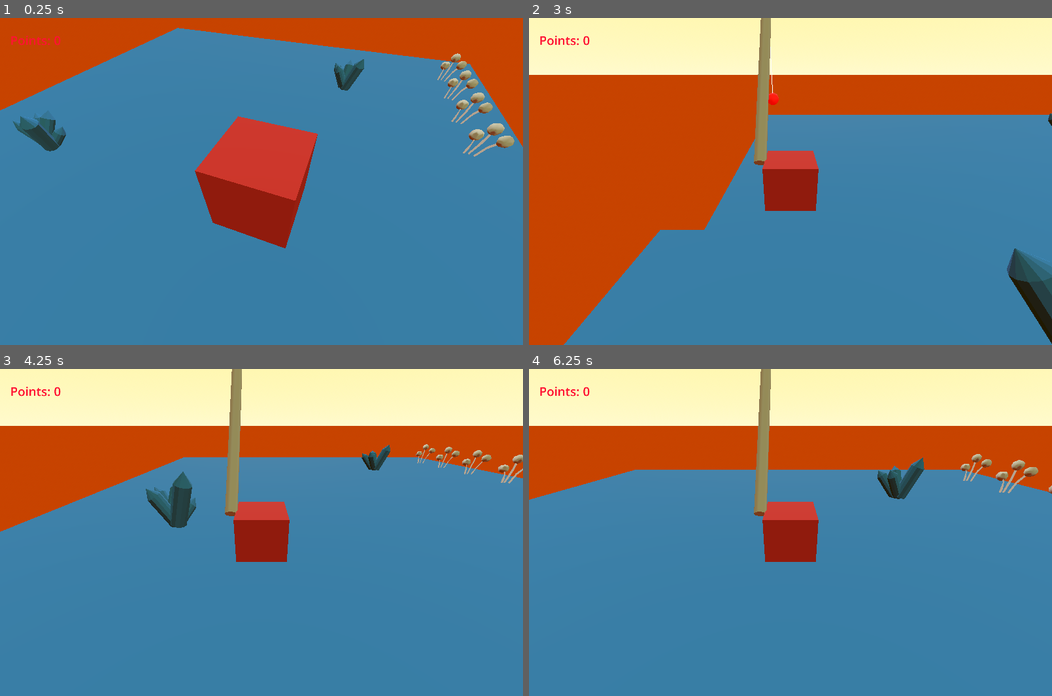
Above: before the commit, frames 1-4 (two rows, left to right).
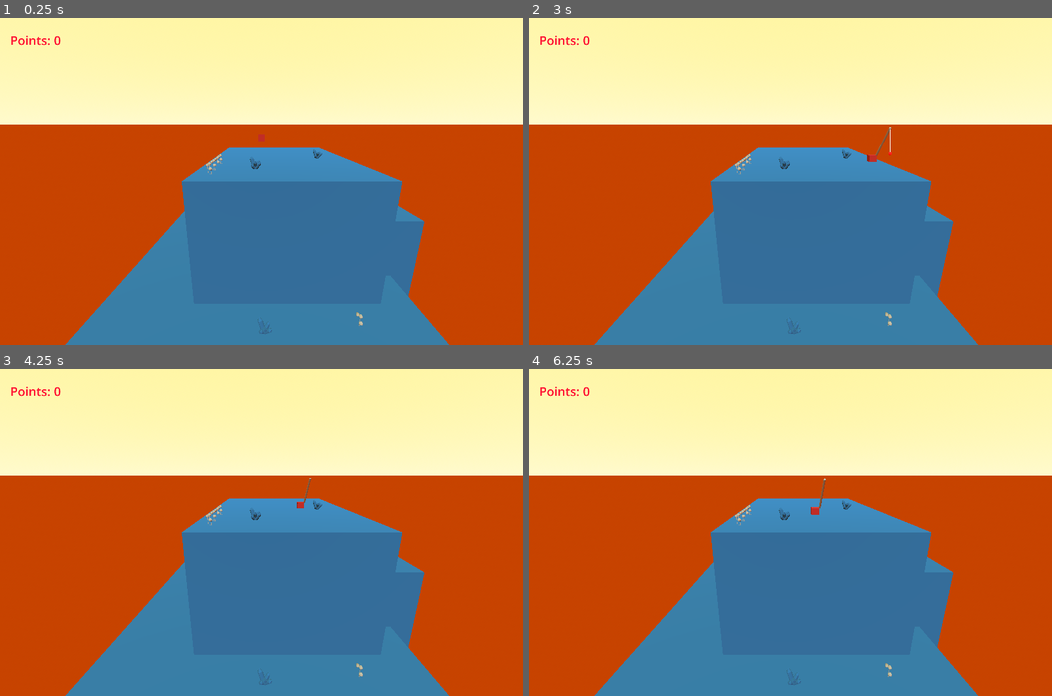
Above: after the commit, the same moments.

Repository: albusdemens/mangrove
Game: Godot game, scene res://scene_2_gameplay.tscn
Same seed, same stepped clock (60 frames per second), same inputs: the game is played once before the commit and once after it.
Inputs (mouse positions are in pixels of both pictures, inside the frame that each line leads up to):
- Up to frame 1 (0.25 s): no input
- Up to frame 2 (3 s): tap Enter (ui_accept) at 0.5, 0.77, 1.52 s; move the mouse to (905, 165) at 0.52 s; hold D (move_right) 0.53-1.28 s; click (905, 165) at 0.6 s; tap C (switch_camera, bound only after the commit) at 0.8, 1.35 s; move the mouse to (685, 197) at 1.27 s; hold S (move_backward) 1.28-2.03 s; tap R (toggle_recording, bound only after the commit) at 1.55, 2.1 s; move the mouse to (842, 109) at 2.02 s; hold D (move_right) 2.03-2.78 s; click (842, 109) at 2.3 s; move the mouse to (764, 246) at 2.77 s; hold W (move_forward) from 2.78 s (still down); right-click (764, 246) at 2.85 s; click (764, 246) at 2.92 s
- Up to frame 3 (4.25 s): tap Enter (ui_accept) at 3.02, 3.77 s; tap C (switch_camera, bound only after the commit) at 3.05 s; move the mouse to (418, 581) at 3.52 s; release W (move_forward) at 3.53 s; hold A (move_left) from 3.53 s (still down); click (418, 581) at 3.6 s; tap R (toggle_recording, bound only after the commit) at 3.8 s
- Up to frame 4 (6.25 s): move the mouse to (633, 483) at 4.27 s; tap C (switch_camera, bound only after the commit) at 4.35, 5.3 s; tap Enter (ui_accept) at 4.52, 6.02 s; click (633, 483) at 4.55 s; move the mouse to (816, 532) at 5.02 s; release A (move_left) at 5.03 s; hold S (move_backward) 5.03-5.78 s; tap R (toggle_recording, bound only after the commit) at 5.1, 6.05 s; click (816, 532) at 5.17 s; move the mouse to (712, 450) at 5.77 s; hold D (move_right) from 5.78 s (still down); click (712, 450) at 5.85 s

The runs differ from the first frame. In frame 1, 75% of the frame differs, in the area x 0-100%, y 0-100%; in frame 2, 39%; in frame 3, 54%; in frame 4, 56%.

Commit message:
<fix>:: fixed issue in how points are calculated for player 1

Diff:
--- a/scenes/scene2/scripts/scene_2_gameplay.gd
+++ b/scenes/scene2/scripts/scene_2_gameplay.gd
@@ -7,6 +7,7 @@
 # References
 @onready var grid_map = $GridMap
 @onready var camera = $Camera3D
+@onready var overhead_camera = null  # Will be initialized in _ready if it exists
 @onready var ui_node = $UI  # Reference to the UI node
 # We'll find ResourceCounter dynamically in _ready()
 var resource_counter = null
@@ -15,6 +16,21 @@
 var current_mode = "PLACE_SOIL"  # Modes: PLACE_SOIL, PLANT_SEED, COLLECT
 var planted_items = {}  # Dictionary to track planted items by position
 var points = 0  # Track points (same as coins)
+
+# Camera state
+var active_camera_index = 0  # 0 = third person, 1 = overhead
+var available_cameras = []
+
+# Recording variables
+var is_recording = false
+var recording_frames = 0
+var max_frames = 600  # 10 seconds at 60fps
+var third_person_frames = []
+var overhead_frames = []
+
+# Viewport references
+var third_person_viewport
+var overhead_viewport
 
 func _ready():
 	# Find UI node
@@ -34,12 +50,68 @@
 	else:
 		print("ResourceCounter found at path: " + str(resource_counter.get_path()))
 
-	# Initialize the points to 0
+	# Check if player has points already and sync with them
+	var player = get_node_or_null("Player1")
+	if player:
+		# Use player's points as initial value if player exists
+		points = player.total_points
+		print("DEBUG: Initial sync - Using player points: " + str(points))
+
+	# Initialize the points display
 	update_points(points)
 
 	# Make sure UI is visible if it exists
 	if ui_node:
 		ui_node.visible = true
+
+	# Setup available cameras
+	available_cameras.append(camera)  # Add main camera
+
+	# Find the overhead camera if it exists
+	overhead_camera = get_node_or_null("OverheadCamera")
+	if overhead_camera != null:
+		available_cameras.append(overhead_camera)
+		print("Found OverheadCamera")
+
+	# Set only the active camera to current=true
+	update_active_camera()
+
+	# Setup for recording
+	setup_recording_viewports()
+
+	# Add input actions
+	setup_input_actions()
+
+func setup_input_actions():
+	# Add recording toggle action
+	if not InputMap.has_action("toggle_recording"):
+		InputMap.add_action("toggle_recording")
+		var event = InputEventKey.new()
+		event.keycode = KEY_R  # Use R key to toggle recording
+		InputMap.action_add_event("toggle_recording", event)
+		print("Added toggle_recording action to InputMap")
+
+	# Add camera switch action
+	if not InputMap.has_action("switch_camera"):
+		InputMap.add_action("switch_camera")
+		var event = InputEventKey.new()
+		event.keycode = KEY_C  # Use C key to switch cameras
+		InputMap.action_add_event("switch_camera", event)
+		print("Added switch_camera action to InputMap")
+
+# Switch to next available camera
+func switch_camera():
+	if available_cameras.size() <= 1:
+		return  # Only one camera, nothing to switch
+
+	active_camera_index = (active_camera_index + 1) % available_cameras.size()
+	update_active_camera()
+	print("Switched to camera: " + available_cameras[active_camera_index].name)
+
+# Update which camera is active for the main viewport
+func update_active_camera():
+	for i in range(available_cameras.size()):
+		available_cameras[i].current = (i == active_camera_index)
 
 # Helper function to recursively find ResourceCounter in scene tree
 func find_resource_counter(node):
@@ -55,9 +127,119 @@
 
 	return null
 
+func setup_recording_viewports():
+	# Create viewports for both cameras
+	third_person_viewport = SubViewport.new()
+	third_person_viewport.size = Vector2(1280, 720)  # HD resolution
+	third_person_viewport.render_target_update_mode = SubViewport.UPDATE_ALWAYS
+
+	overhead_viewport = SubViewport.new()
+	overhead_viewport.size = Vector2(1280, 720)  # HD resolution
+	overhead_viewport.render_target_update_mode = SubViewport.UPDATE_ALWAYS
+
+	# Add viewports to the scene
+	add_child(third_person_viewport)
+	add_child(overhead_viewport)
+
+	# Clone cameras for the viewports
+	var third_person_cam = $Camera3D.duplicate()
+	var overhead_cam = get_node_or_null("OverheadCamera")
+
+	if overhead_cam == null:
+		print("Warning: OverheadCamera not found. Only recording third-person view.")
+	else:
+		overhead_cam = overhead_cam.duplicate()
+		overhead_viewport.add_child(overhead_cam)
+		overhead_cam.current = true
+
+	# Add third-person camera to viewport
+	third_person_viewport.add_child(third_person_cam)
+	third_person_cam.current = true
+
+	print("Recording viewports setup complete")
+
 func _process(_delta):
+	# Original game logic
 	if Input.is_action_just_pressed("plant"):
 		handle_click()
+
+	# Toggle recording with R key
+	if Input.is_action_just_pressed("toggle_recording"):
+		toggle_recording()
+
+	# Switch camera with C key
+	if Input.is_action_just_pressed("switch_camera"):
+		switch_camera()
+
+	# Record frames if active
+	if is_recording:
+		record_frame()
+
+func toggle_recording():
+	is_recording = !is_recording
+
+	if is_recording:
+		# Start a new recording
+		third_person_frames.clear()
+		overhead_frames.clear()
+		recording_frames = 0
+		print("Recording started")
+	else:
+		# Save the recorded frames
+		save_recordings()
+		print("Recording stopped and saved")
+
+func record_frame():
+	if recording_frames < max_frames:
+		# Capture from both viewports
+		var third_person_img = third_person_viewport.get_texture().get_image()
+
+		# Store third person view image
+		third_person_frames.append(third_person_img)
+
+		# If overhead camera exists, capture it too
+		if overhead_viewport.get_children().size() > 0:
+			var overhead_img = overhead_viewport.get_texture().get_image()
+			overhead_frames.append(overhead_img)
+
+		recording_frames += 1
+
+		# Show recording progress
+		if recording_frames % 60 == 0:  # Every second
+			print("Recording: " + str(recording_frames / 60) + " seconds")
+	else:
+		# Max frames reached, stop recording
+		toggle_recording()
+
+func save_recordings():
+	# Create directories if they don't exist
+	var dir = DirAccess.open("user://")
+	if not dir.dir_exists("recordings"):
+		dir.make_dir("recordings")
+	if not dir.dir_exists("recordings/third_person"):
+		dir.make_dir("recordings/third_person")
+
+	if overhead_frames.size() > 0:
+		if not dir.dir_exists("recordings/overhead"):
+			dir.make_dir("recordings/overhead")
+
+	# Save all frames as PNG files
+	print("Saving " + str(recording_frames) + " frames...")
+
+	for i in range(recording_frames):
+		# Save third-person frame
+		third_person_frames[i].save_png("user://recordings/third_person/frame_" + str(i).pad_zeros(5) + ".png")
+
+		# Save overhead frame if available
+		if i < overhead_frames.size():
+			overhead_frames[i].save_png("user://recordings/overhead/frame_" + str(i).pad_zeros(5) + ".png")
+
+		# Report progress occasionally
+		if i % 60 == 0:
+			print("Saved " + str(i) + " frames...")
+
+	print("All frames saved to user://recordings/")
+	print("Use FFmpeg or similar to convert frames to video")
 
 func handle_click():
 	# Get 3D position from mouse click
@@ -121,9 +303,26 @@
 		"type": "seed"
 	}
 
-	# Deduct 2 points for planting a seed
-	points = points - 2  # Modified this line to subtract 2 from the total
-	update_points(points)
+	# FIRST get current points from player - this is the critical fix
+	var player = get_node_or_null("Player1")
+	if player:
+		# Update our points tracker with player's current total
+		points = player.total_points
+		print("DEBUG: Synchronized points with player: " + str(points))
+
+	# Now deduct 2 points from the properly synchronized value
+	print("DEBUG: Before planting seed - Current points: " + str(points))
+	points -= 2
+	print("DEBUG: After planting seed - Updated points to: " + str(points))
+
+	# Update player's counter to match
+	if player:
+		player.total_points = points
+		print("DEBUG: Synced player's total_points to: " + str(points))
+
+	# Update UI
+	if resource_counter:
+		resource_counter.update_coin_count(points)
 
 	# Start growth timer
 	var timer = Timer.new()
@@ -184,6 +383,11 @@
 	points += 10
 	update_points(points)
 
+	# Also update player's total_points to keep systems in sync
+	var player = get_node_or_null("Player1")
+	if player and player.has_method("collect_resource"):
+		player.collect_resource(10, false)  # 10 points for flower, not crystal
+
 	# Debug message
 	print("DEBUG: Flower collected - Points updated to: " + str(points))
 
